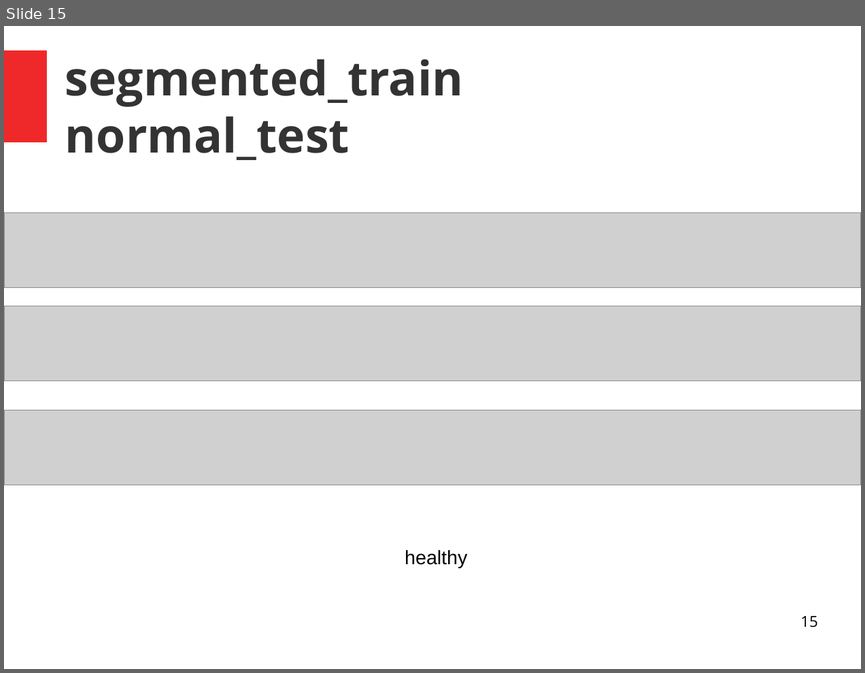
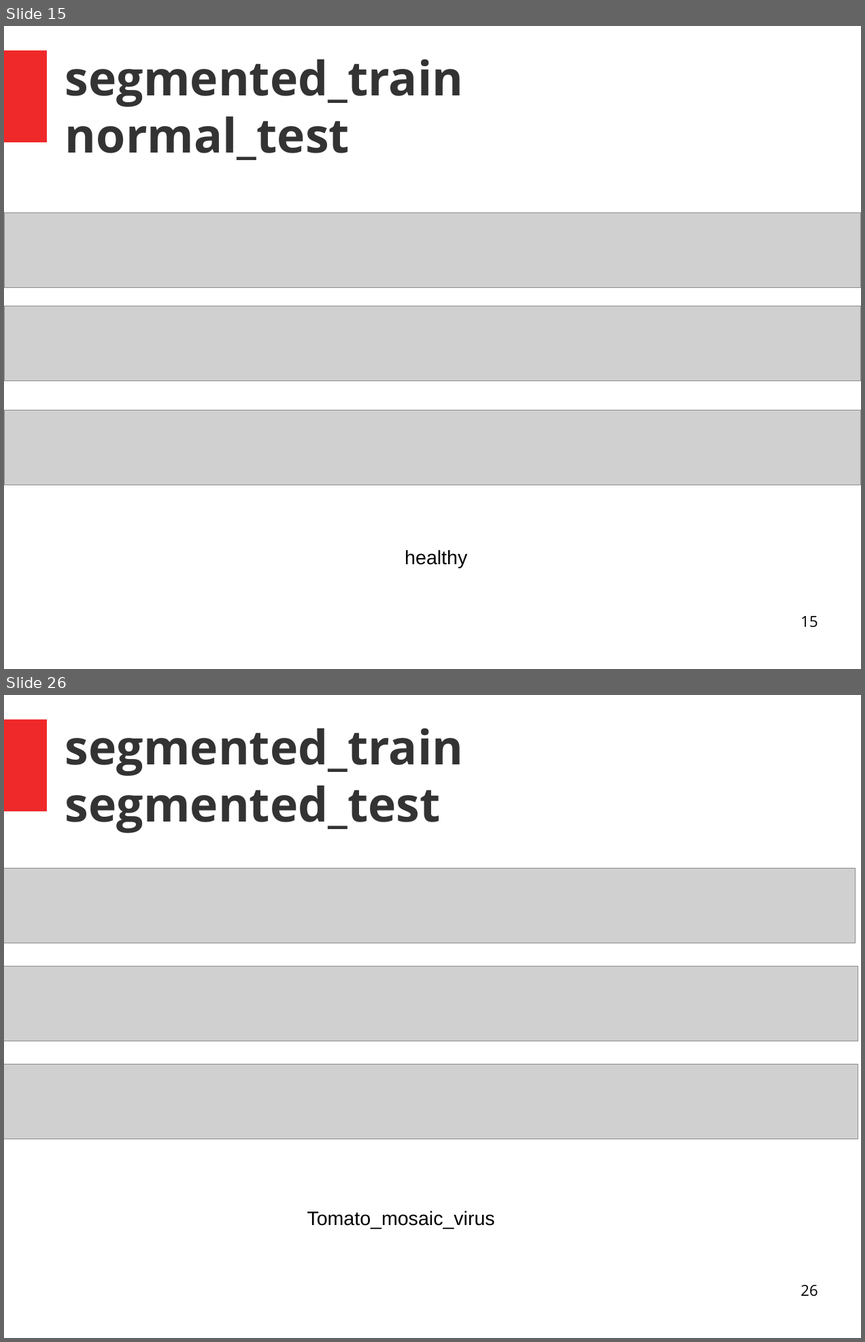
Before and after one commit to jarvis0/tomato-diseases, a slide deck: DL/model_evaluations/segmented_train/segmented_train.odp. Shown one above the other, each under a label of ours: slide 15 before the commit, slides 15 and 26 after it; the slides between them are not shown. The pictures are 865x673 and 865x1342 pixels, drawn with LibreOffice and Linux fonts; fonts in the diff are those of the drawing; grey boxes stand for pictures. Boxes give left, top, right and bottom in pixels: in the first picture for what was removed or moved away, otherwise in the second. Text is boxed around its words. In the diff, an @@ line names an element or a change of style, - is before the commit and + after.

```diff
--- a/DL/model_evaluations/segmented_train/segmented_train.odp
+++ b/DL/model_evaluations/segmented_train/segmented_train.odp
@@ slide 26 added at box(4, 695, 861, 1338), background #FFFFFF; not listed: 1 template element that a slide beside it also shows @@
@@ title added at box(65, 728, 463, 833), 44 pt, text #333333, bold @@
+segmented_train
+segmented_test
@@ picture added at box(4, 868, 855, 943) @@
@@ picture added at box(4, 966, 857, 1041) @@
@@ picture added at box(4, 1064, 857, 1139) @@
@@ text added at box(307, 1210, 495, 1229), 18 pt, text #000000 @@
+Tomato_mosaic_virus
@@ page number added at box(800, 1285, 817, 1296), 14 pt, text #000000 @@
+26
```
Also in this commit, not shown: 12 other slides added, 2 other files.
